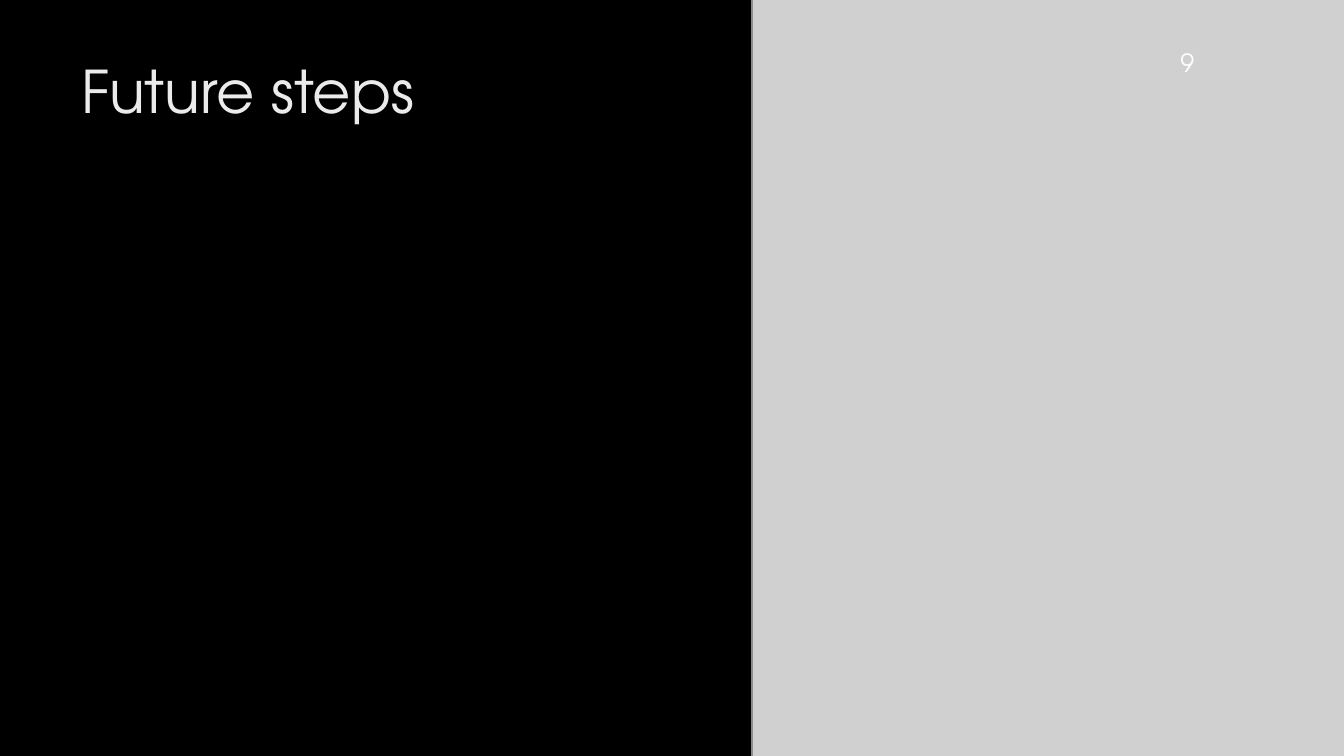
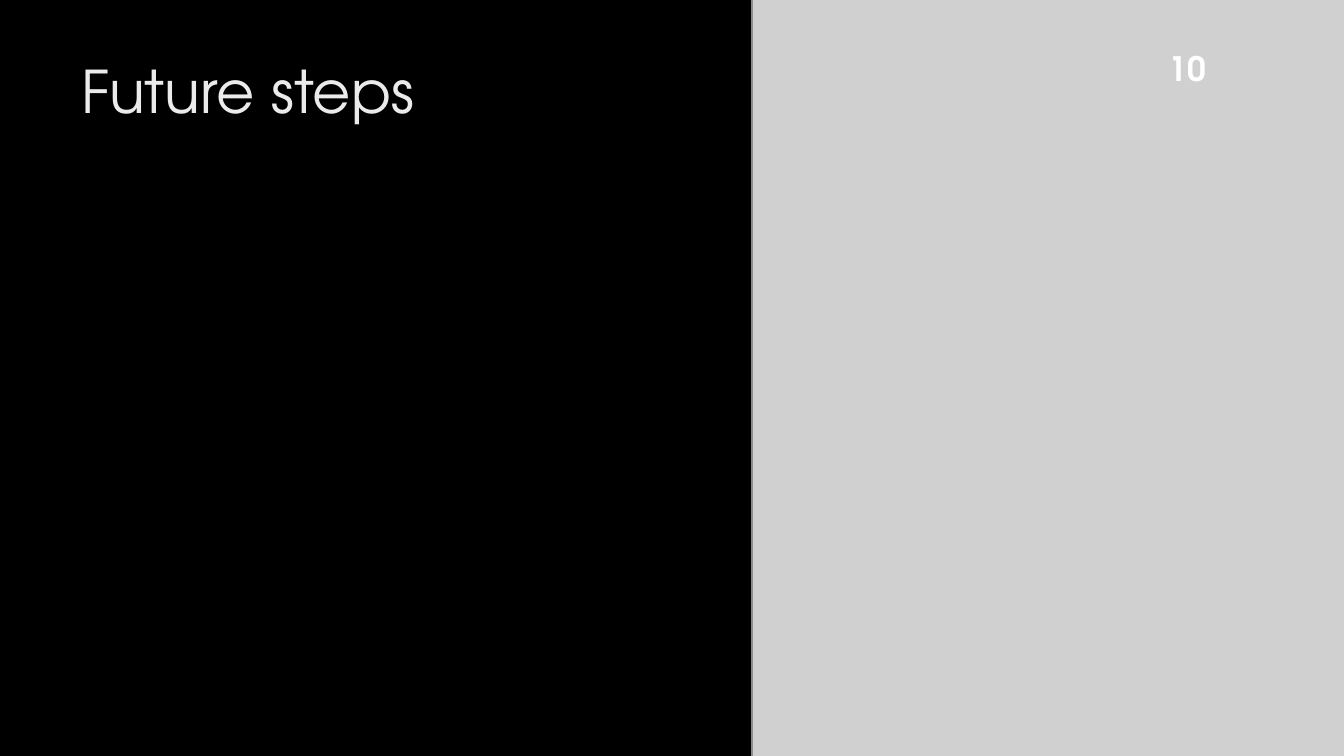
Before and after one commit to matthijsknigge/mendelianrandomization, a slide deck: slide 12 of internship/CeliacDiseaseTriggers.pptx (slide 10 before the commit). Drawn at 1344x756 pixels with LibreOffice and Linux fonts; fonts in the diff are those of the drawing; grey boxes stand for pictures; background and template pictures are left out. Boxes give left, top, right and bottom in pixels: in the first picture for what was removed or moved away, otherwise in the second. Text is boxed around its words. In the diff, an @@ line names an element or a change of style, - is before the commit and + after.

```diff
--- a/internship/CeliacDiseaseTriggers.pptx
+++ b/internship/CeliacDiseaseTriggers.pptx
@@ text at (x1=1169, y1=56, x2=1207, y2=81): text changed; size 18 to 24 pt; bold on @@
-9
+10
```
Also in this commit, not shown: 9 other slides changed, 2 slides added, 4 other files.
